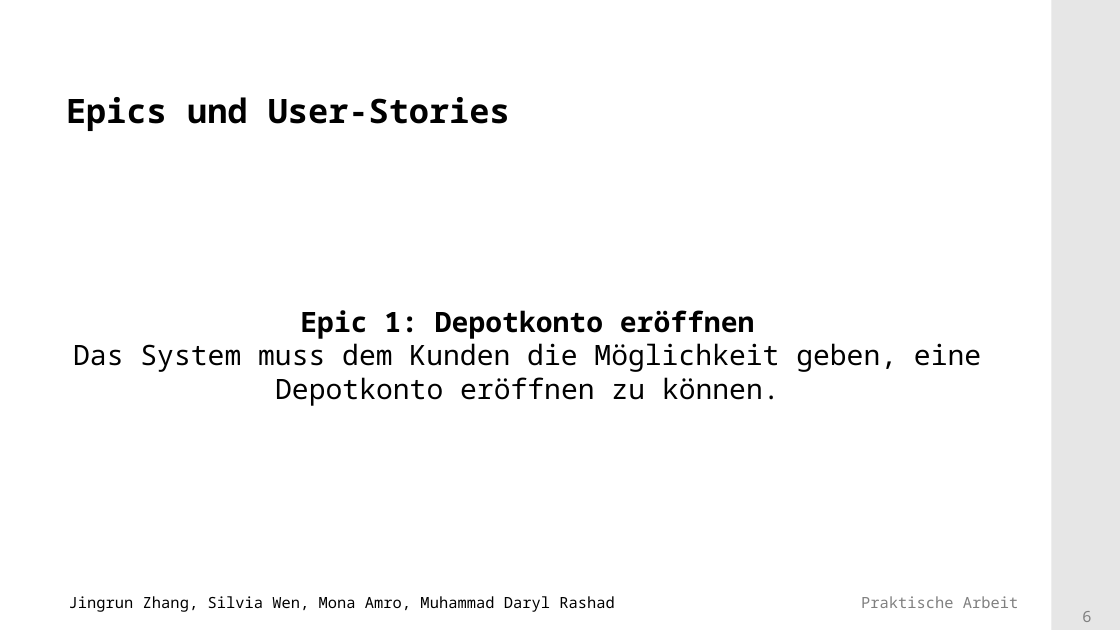
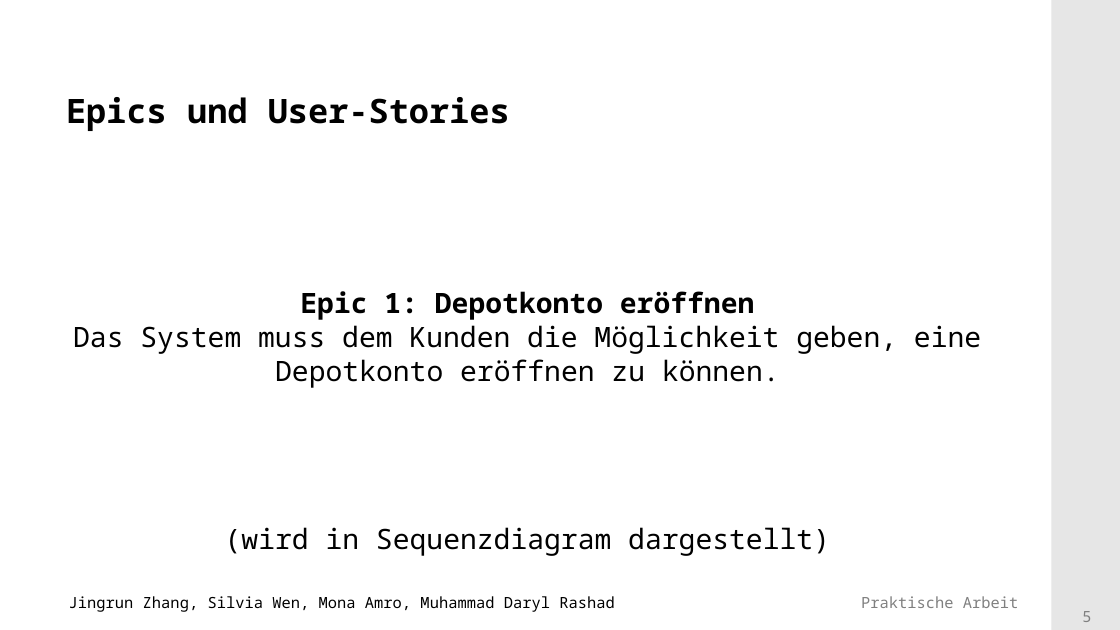
Before and after one commit to Mufasaxi/SimpleBank, a slide deck: slide 5 of architecture/Vorlage_Praesentation_2022 _2_2_OOD.pptx (slide 6 before the commit). Drawn at 1120x630 pixels with LibreOffice and Linux fonts; fonts in the diff are those of the drawing; background and template pictures are left out. Boxes give left, top, right and bottom in pixels: in the first picture for what was removed or moved away, otherwise in the second. Text is boxed around its words. In the diff, an @@ line names an element or a change of style, - is before the commit and + after.

```diff
--- a/architecture/Vorlage_Praesentation_2022 _2_2_OOD.pptx
+++ b/architecture/Vorlage_Praesentation_2022 _2_2_OOD.pptx
@@ text "Epic 1: Depotkonto eröffnen": place and size @@
-text "Epic 1: Depotkonto eröffnen" at <box>73,310,981,406</box>
+text "Epic 1: Depotkonto eröffnen" at <box>73,291,981,556</box>
@@ text at <box>225,527,830,556</box>: paragraph added @@
+(wird in Sequenzdiagram dargestellt)
@@ page number at <box>1082,611,1091,622</box>: text changed @@
-6
+5
```
Also in this commit, not shown: 3 other slides changed, 3 slides added, 5 slides removed, 5 other files.
